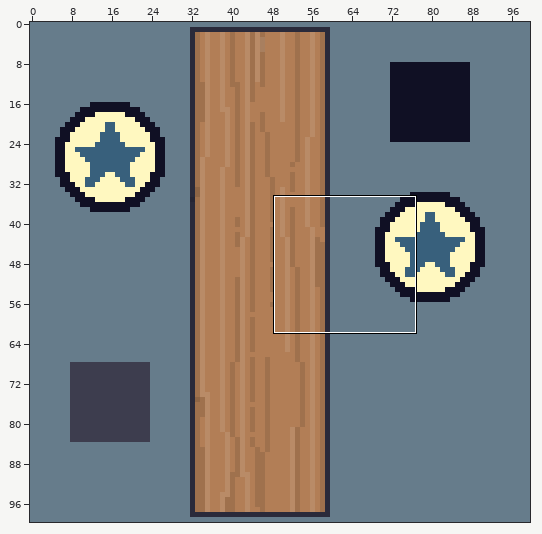
Sprite sheet -- game/assets/textures/carrier.png. The picture above shows the old version from afar; the outline marks the close-up.
Close-up. Before the commit:
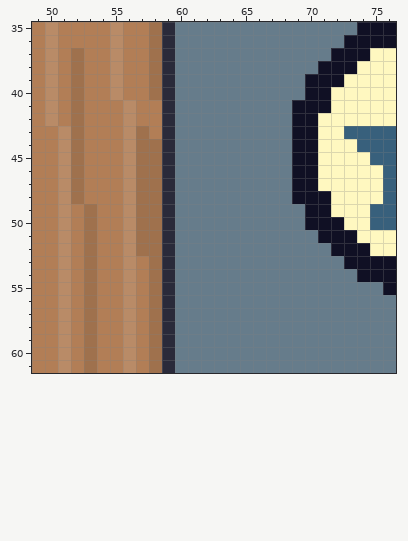
The file is 100x100 pixels. Colours within 5 levels of each other are drawn and written as one. Shown: x 49..76, y 35..61.
And afterwards:
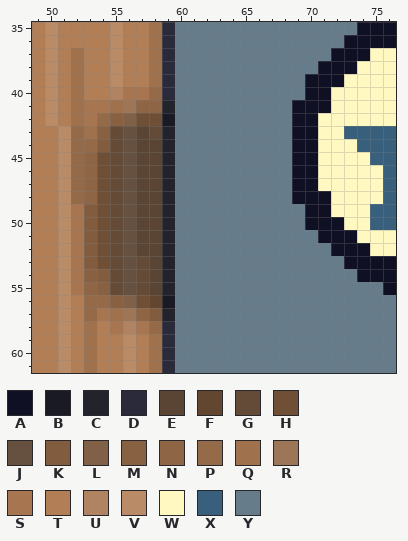
Palette (. is transparent): A #101024  B #1a1a24  C #23232b  D #2a2a3a  E #5a4534  F #634630  G #634b38  H #6f4f36  J #665140  K #815c3f  L #806047  M #886042  N #8e6545  P #956a48  Q #9f714d  R #9d7657  S #a77651  T #b27e56  U #b08462  V #b98b67  W #fff8c0  X #38607c  Y #667c8b
The edit:
@@ x 50..61 @@
 39 VTQTTVTTQDYY
-40 VTQTTVTTQDYY
-41 VTQTTTVTTDYY
-42 VTQTTTVTTDYY
-43 TVQTTTVQTDYY
-44 TVQTTTVQQDYY
-45 TVQTTTVQQDYY
-46 TVQTTTVQQDYY
-47 TVQTTTVQQDYY
-48 TVQTTTVQQDYY
-49 TVTQTTVQQDYY
-50 TVTQTTVQQDYY
-51 TVTQTTVQQDYY
-52 TVTQTTVQQDYY
-53 TVTQTTVTQDYY
-54 TVTQTTVTQDYY
-55 TVTQTTVTQDYY
-56 TVTQTTVTQDYY
-57 TVTQTTVTQDYY
-58 TVTQTTVTQDYY
+40 VTQTTUSSPDYY
+41 VTQSSQRNNCYY
+42 VTQSPMLHHBYY
+43 TVPQMGJEGCYY
+44 TVPPKGJEECYY
+45 TVPNHGJEECYY
+46 TVPNHGJEECYY
+47 TVPNHGJEECYY
+48 TVPNHGJEECYY
+49 TVSKHGJEECYY
+50 TVSKHGJEECYY
+51 TVSKHGJEECYY
+52 TVSKHGJEECYY
+53 TVSKHGJGECYY
+54 TVSMKGJGECYY
+55 TVSNMGJGECYY
+56 TVTPPMLHFBYY
+57 TVTPSQRNKCYY
+58 TVTQTSUSPDYY
 59 TVTQTTVTQDYY
